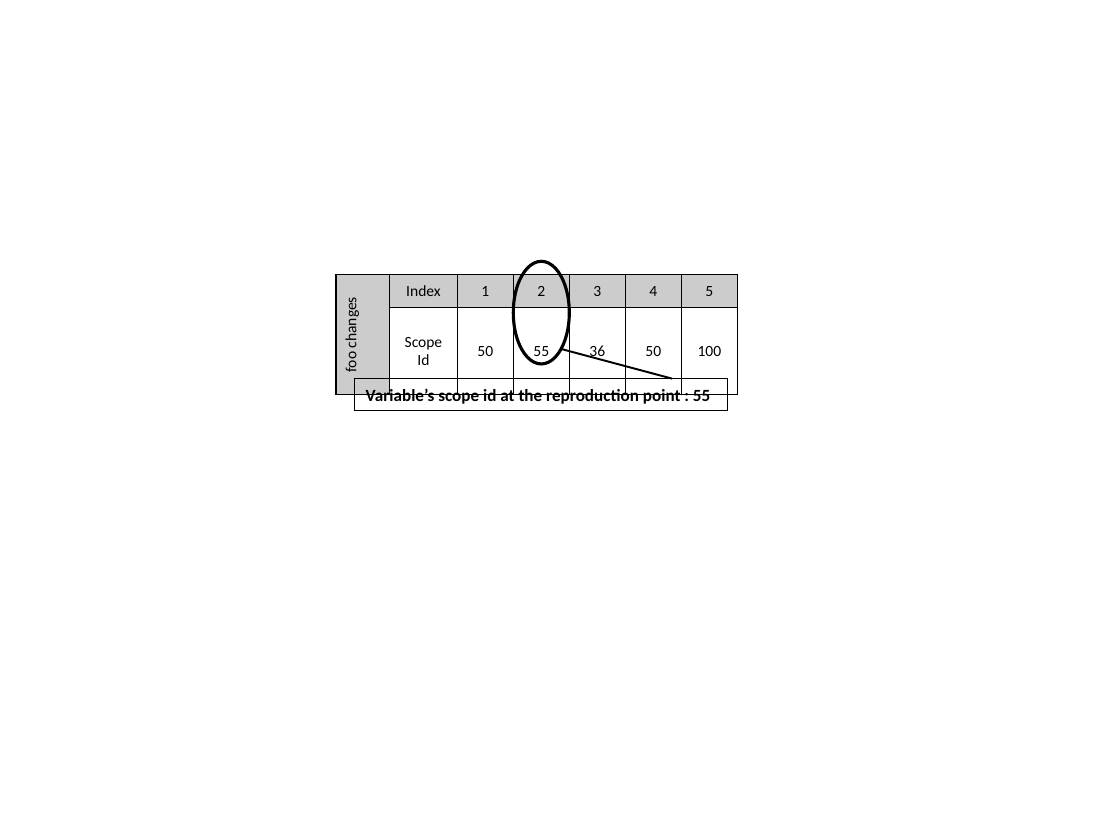
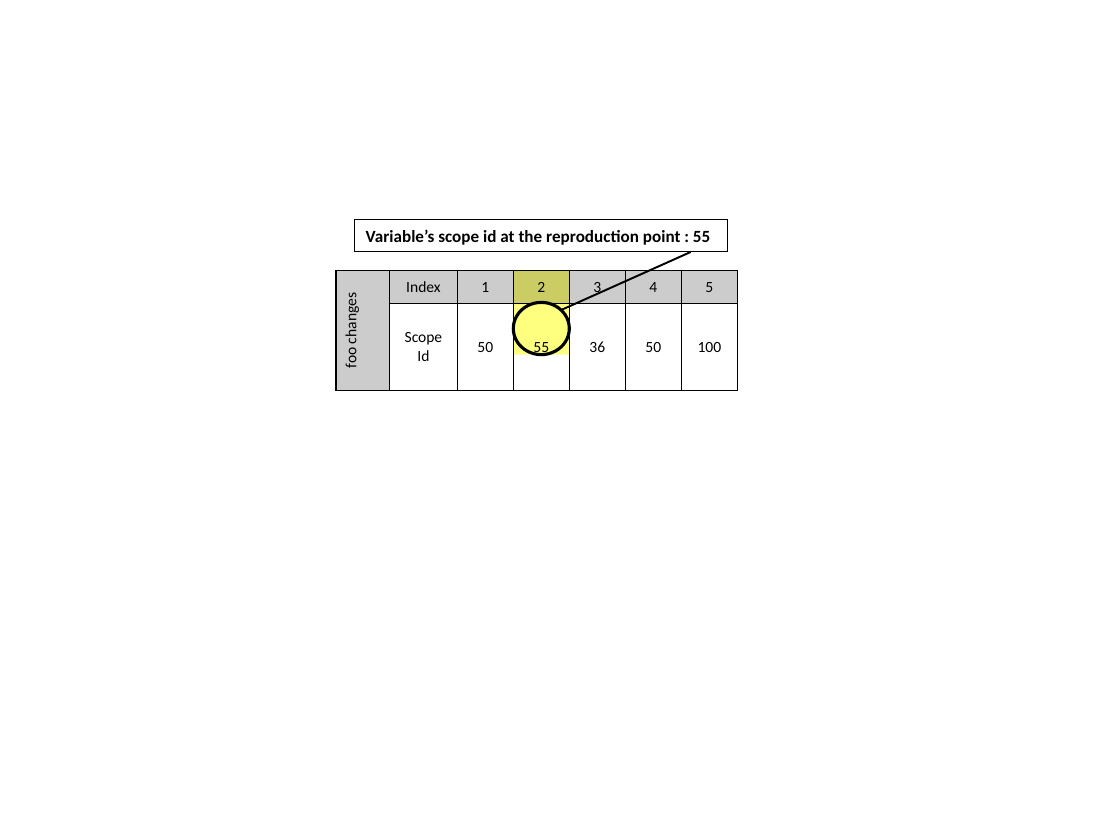
Before and after one commit to SoftwareEngineeringToolDemos/FSE-2011-Querypoint, a slide deck: slide 3 of papers/pldi2011/drawings.pptx. Drawn at 1120x840 pixels with LibreOffice and Linux fonts; fonts in the diff are those of the drawing. Boxes give left, top, right and bottom in pixels: in the first picture for what was removed or moved away, otherwise in the second. Text is boxed around its words. In the diff, an @@ line names an element or a change of style, - is before the commit and + after.

```diff
--- a/papers/pldi2011/drawings.pptx
+++ b/papers/pldi2011/drawings.pptx
@@ rectangle "Variable’s scope id at the ..." moved from (x1=355, y1=379, x2=728, y2=411) to (x1=355, y1=220, x2=728, y2=252) @@
@@ line moved from (672, 379) - (561, 349) to (691, 252) - (561, 310) @@
@@ table moved from (x1=336, y1=274, x2=738, y2=376) to (x1=336, y1=271, x2=738, y2=372) @@
@@ rectangle added at (x1=513, y1=271, x2=569, y2=355), fill #FFFF00 at 50% opacity @@
@@ ellipse resized from (x1=513, y1=261, x2=569, y2=364) to (x1=513, y1=302, x2=569, y2=355) @@
```
Also in this commit, not shown: 2 other slides changed, 4 other files.
